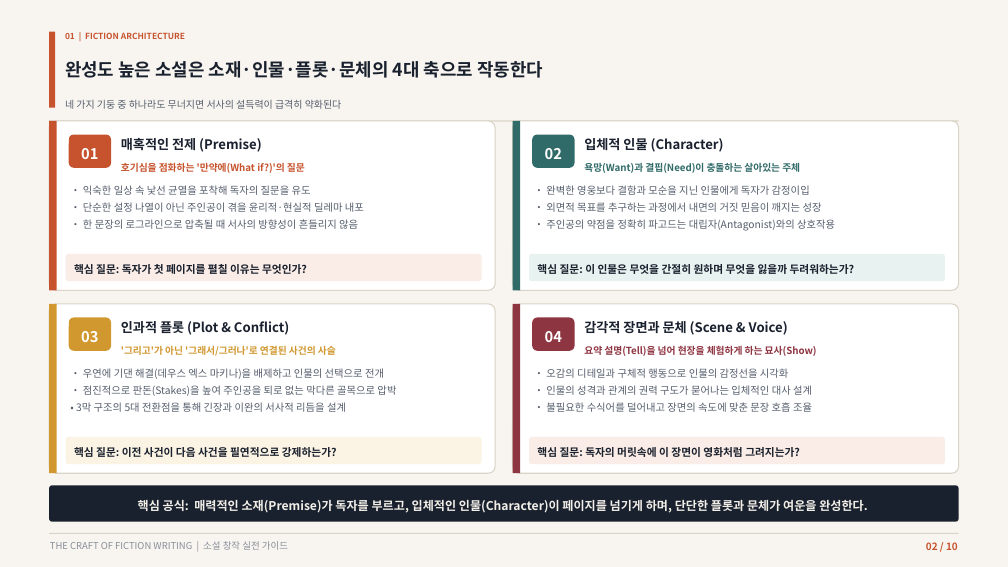
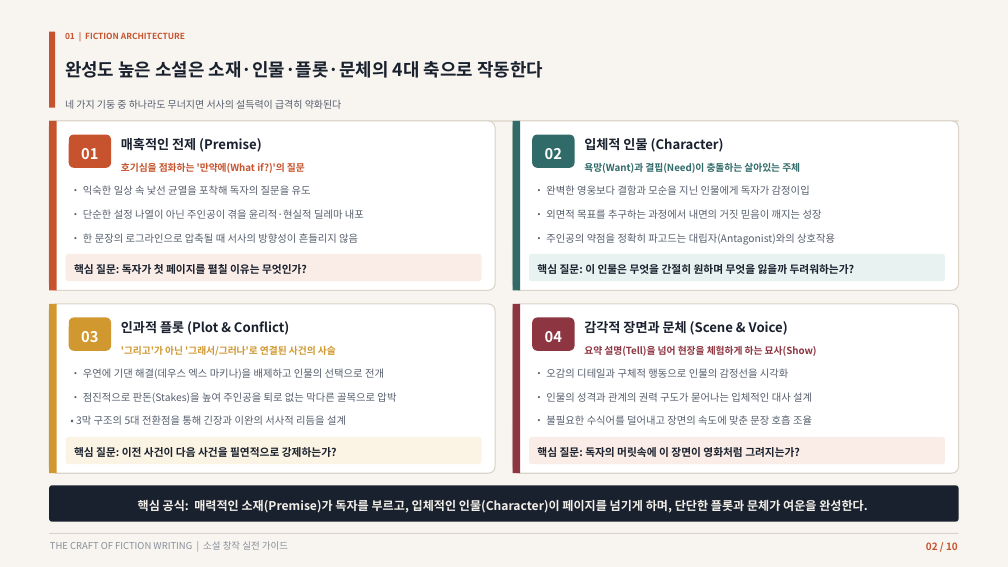
Before and after one commit to lietzsche/dev-lab, a slide deck: slide 2 of 소설쓰기_가이드.pptx. Drawn at 1008x567 pixels with LibreOffice and Linux fonts; fonts in the diff are those of the drawing. Boxes give left, top, right and bottom in pixels: in the first picture for what was removed or moved away, otherwise in the second. Text is boxed around its words. In the diff, an @@ line names an element or a change of style, - is before the commit and + after.

```diff
--- a/소설쓰기_가이드.pptx
+++ b/소설쓰기_가이드.pptx
@@ text "• 단순한 설정 나열이 아닌 ...": place and size @@
-text "• 단순한 설정 나열이 아닌 ..." at bbox=[83, 185, 364, 229]
+text "• 단순한 설정 나열이 아닌 ..." at bbox=[83, 209, 364, 219]
@@ text "• 외면적 목표를 추구하는 과정에서 ...": place and size @@
-text "• 외면적 목표를 추구하는 과정에서 ..." at bbox=[546, 185, 835, 231]
+text "• 외면적 목표를 추구하는 과정에서 ..." at bbox=[546, 209, 822, 219]
@@ text at bbox=[83, 219, 358, 229]: paragraph removed @@
-• 한 문장의 로그라인으로 압축될 때 서사의 방향성이 흔들리지 않음
@@ text added at bbox=[83, 233, 358, 243], 9.8 pt, text #555E6C @@
+• 한 문장의 로그라인으로 압축될 때 서사의 방향성이 흔들리지 않음
@@ text at bbox=[546, 219, 835, 231]: paragraph removed @@
-• 주인공의 약점을 정확히 파고드는 대립자(Antagonist)와의 상호작용
@@ text added at bbox=[546, 233, 835, 245], 9.8 pt, text #555E6C @@
+• 주인공의 약점을 정확히 파고드는 대립자(Antagonist)와의 상호작용
@@ less space between paragraphs in 4 elements at bbox=[83, 209, 364, 219], bbox=[546, 209, 822, 219], bbox=[546, 392, 812, 402], bbox=[83, 392, 396, 403] @@
@@ text "• 점진적으로 판돈(Stakes)을 높여 주인공을 ...": place and size @@
-text "• 점진적으로 판돈(Stakes)을 높여 주인공을 ..." at bbox=[76, 368, 396, 412]
+text "• 점진적으로 판돈(Stakes)을 높여 주인공을 ..." at bbox=[83, 392, 396, 403]
@@ text "• 인물의 성격과 관계의 권력 ...": place and size @@
-text "• 인물의 성격과 관계의 권력 ..." at bbox=[546, 368, 812, 412]
+text "• 인물의 성격과 관계의 권력 ..." at bbox=[546, 392, 812, 402]
@@ text at bbox=[76, 402, 346, 412]: paragraph removed @@
-• 3막 구조의 5대 전환점을 통해 긴장과 이완의 서사적 리듬을 설계
@@ text added at bbox=[76, 415, 346, 425], 9.8 pt, text #555E6C @@
+• 3막 구조의 5대 전환점을 통해 긴장과 이완의 서사적 리듬을 설계
@@ text at bbox=[546, 402, 812, 412]: paragraph removed @@
-• 불필요한 수식어를 덜어내고 장면의 속도에 맞춘 문장 호흡 조율
@@ text added at bbox=[546, 415, 812, 425], 9.8 pt, text #555E6C @@
+• 불필요한 수식어를 덜어내고 장면의 속도에 맞춘 문장 호흡 조율
```
Also in this commit, not shown: 5 other slides changed, 8 other files.
